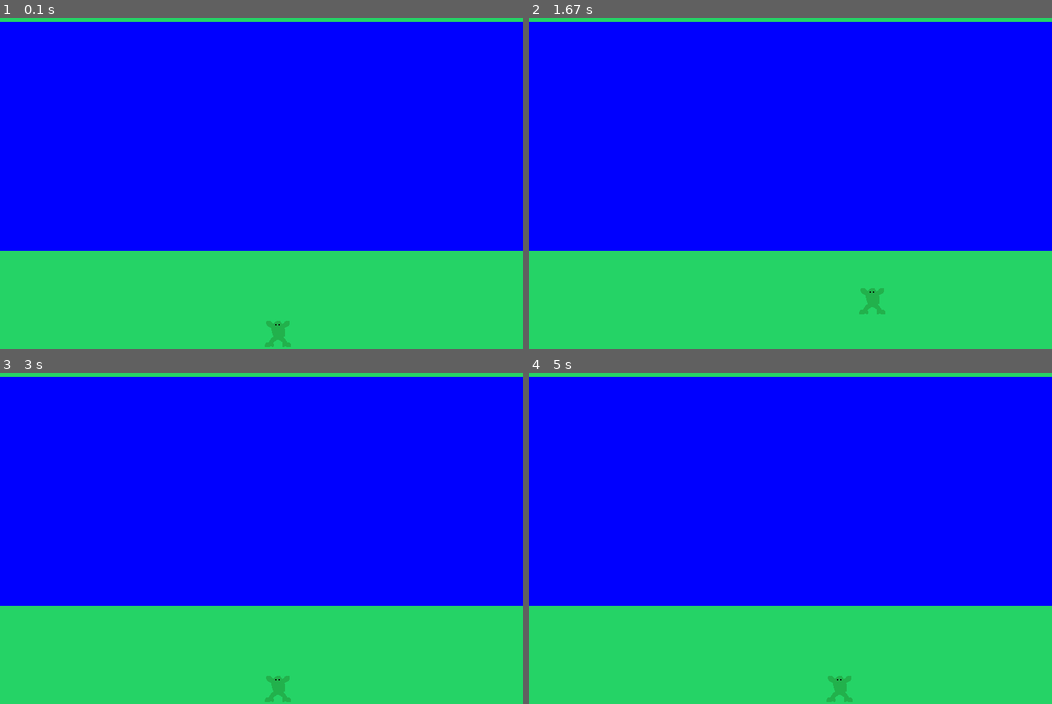
Above: before the commit, frames 1-4 (two rows, left to right).
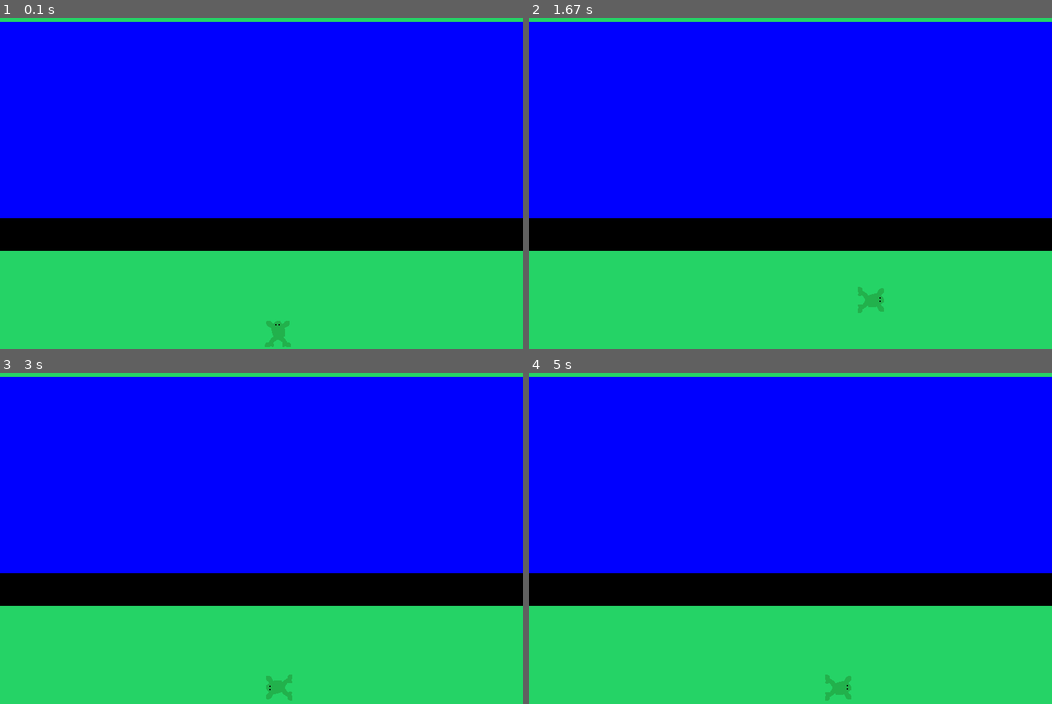
Above: after the commit, the same moments.

Repository: Love-Fromage/frogger_pygame
Game: pygame game, started from frogger.py
The game is run twice, just before and just after one commit, with the same random seed, the same clock (stepped at 60 frames per second) and the same inputs.
Inputs:
- Up to frame 1 (0.1 s): no input
- Up to frame 2 (1.67 s): hold Right 0.33-0.8 s; hold Up 0.83-1.13 s; hold Right 1.17-1.63 s
- Up to frame 3 (3 s): hold Left 1.67-2.2 s; hold Down 2.23-2.53 s; hold Left 2.57-2.97 s
- Up to frame 4 (5 s): hold Up 3-3.37 s; hold Right 3.4-4.03 s; hold Down 4.07-4.43 s; hold Left 4.47-4.93 s; hold Right from 4.97 s (still down)

The runs differ from the first frame. In frame 1, 9.9% of the frame differs, in the area x 0-100%, y 60-71%; in frame 2, 10%, in the area x 0-100%, y 60-90%; in frame 3, 10%; in frame 4, 10%.

Commit message:
rotation is working

Diff:
--- a/Frog.py
+++ b/Frog.py
@@ -4,7 +4,9 @@
     def __init__(self,image, x, y):
         self.grid_x = x;
         self.grid_y = y;
+        self.original_image = image;
         self.image = image;
+        self.rect = self.image.get_rect();
         self.pixel_x, self.pixel_y = self.get_pixel_position();
 
     def get_pixel_position(self):
@@ -13,20 +15,37 @@
     def move(self, direction):
         if direction == "up" and self.grid_y > 0:
             self.grid_y -= 1;
+            self.rotate("up");
         elif direction == "down" and self.grid_y < 11:
             self.grid_y +=1;
+            self.rotate("down");
         elif direction == "left" and self.grid_x > 0:
             self.grid_x -=1;
+            self.rotate("left");
         elif direction == "right" and self.grid_x < 15:
             self.grid_x +=1;
+            self.rotate("right");
 
         # Update pixel position after moving
         self.pixel_x, self.pixel_y = self.get_pixel_position();
+
+    def rotate(self, direction):
+        if(direction == "left"):
+            self.image = pygame.transform.rotate(self.original_image, 90);
+            self.rect = self.image.get_rect(center=self.rect.center);
+        elif(direction == "right"):
+            self.image = pygame.transform.rotate(self.original_image, -90);
+            self.rect = self.image.get_rect(center=self.rect.center);
+        elif(direction == "up"):
+            self.image = pygame.transform.rotate(self.original_image, 0);
+            self.rect = self.image.get_rect(center=self.rect.center);
+        elif(direction == "down"):
+            self.image = pygame.transform.rotate(self.original_image, 180);
+            self.rect = self.image.get_rect(center=self.rect.center);
+
 
     def draw(self, screen):
        screen.blit(self.image, (self.pixel_x, self.pixel_y));
 
     def check_collision(self, game_grid):
         current_tile = game_grid[self.grid_y][self.grid_x];
-        # if current_tile == 0:
-        #     # print("water");
--- a/frogger.py
+++ b/frogger.py
@@ -30,7 +30,7 @@
     [1,1,1,1,1,1,1,1,1,1,1,1,1,1,1,1],
     [1,1,1,1,1,1,1,1,1,1,1,1,1,1,1,1],
     [1,1,1,1,1,1,1,1,1,1,1,1,1,1,1,1],
-    [1,1,1,1,1,1,1,1,1,1,1,1,1,1,1,1],
+    [2,2,2,2,2,2,2,2,2,2,2,2,2,2,2,2],
     [0,0,0,0,0,0,0,0,0,0,0,0,0,0,0,0],
     [0,0,0,0,0,0,0,0,0,0,0,0,0,0,0,0],
     [0,0,0,0,0,0,0,0,0,0,0,0,0,0,0,0],
@@ -73,8 +73,8 @@
                 #draw water
                 pygame.draw.rect(screen, (0,0,255), (col*GRID_SIZE, row*GRID_SIZE, GRID_SIZE, GRID_SIZE));
             elif cell_value == 2:
-                # draw an obstacle
-                pygame.draw.rect(screen, (255,0,0), (col*GRID_SIZE, row*GRID_SIZE, GRID_SIZE, GRID_SIZE));
+                # draw an road
+                pygame.draw.rect(screen, (0,0,0), (col*GRID_SIZE, row*GRID_SIZE, GRID_SIZE, GRID_SIZE));
 
 
 
